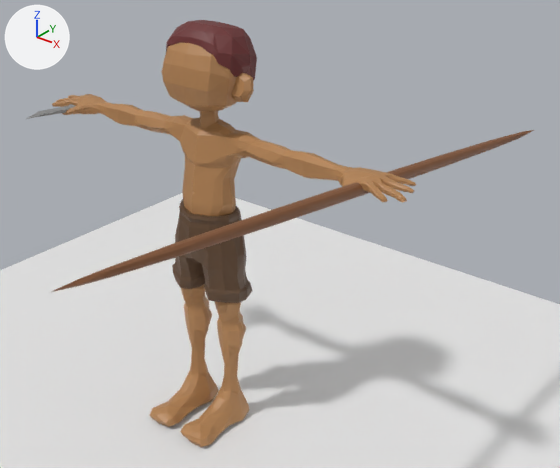
One commit to the Blender file BLENDER/PLAYER.blend: the scene before it, then after it.
Camera for both pictures: a 50 mm camera at (13.7, -13.63, 15.29) aimed at (1.44, 1.7, 5.79). Lighting does not change. The marker at upper left points along +X, +Y and +Z.
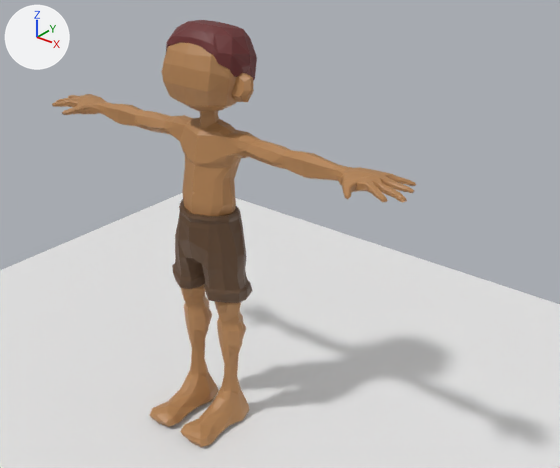
Boxes (x1, y1, x2, y2) around the edits, measured in the pictures (560 x 468 px):
'Cube', hidden (brown)
    before: (51, 130, 534, 292)
'Cube.001', hidden
    before: (26, 104, 76, 119)

The change in detail:
Object 'Cube' (ob_cube) is now hidden.
Object 'Cube.001' (ob_cube_001) is now hidden.
